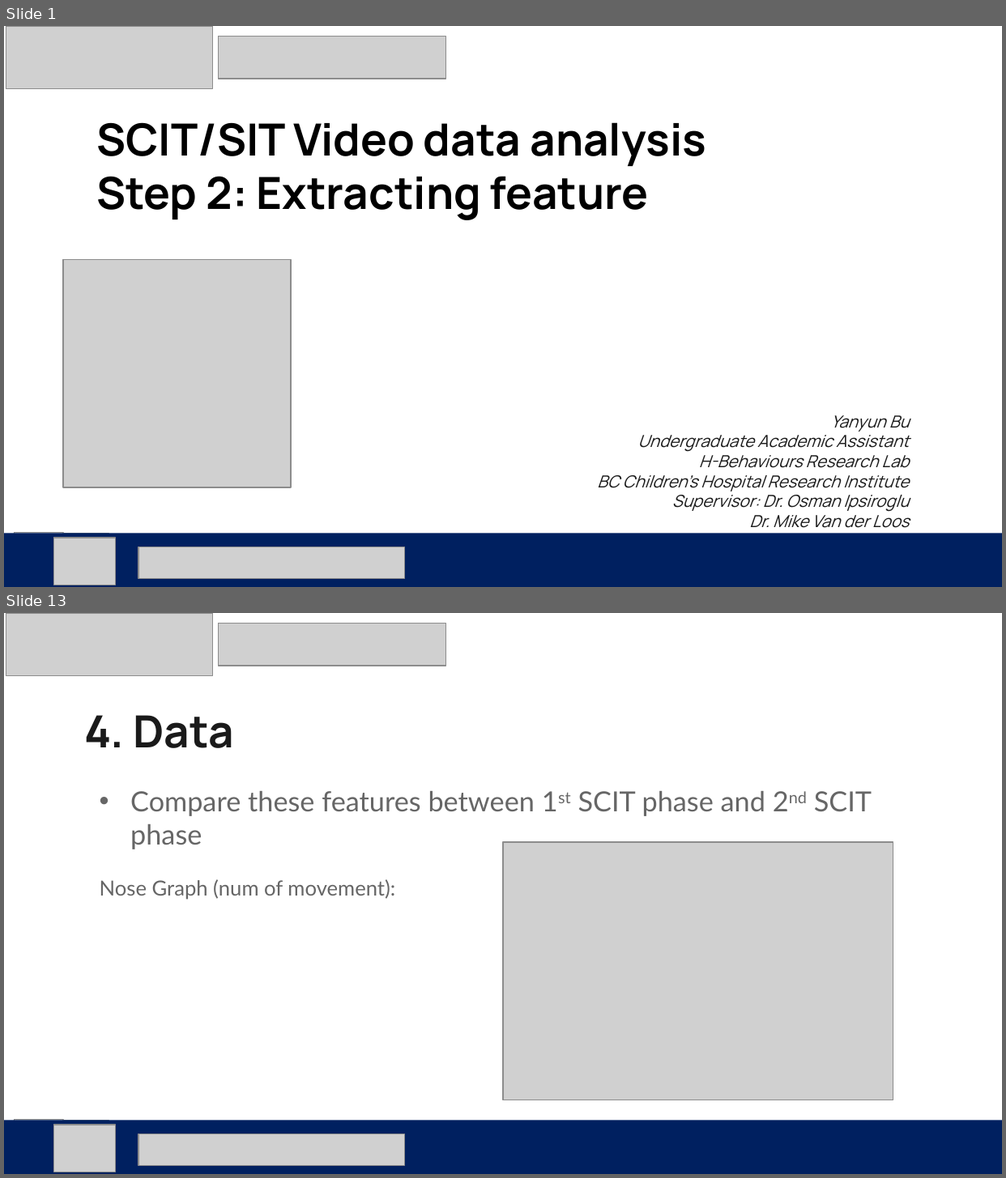
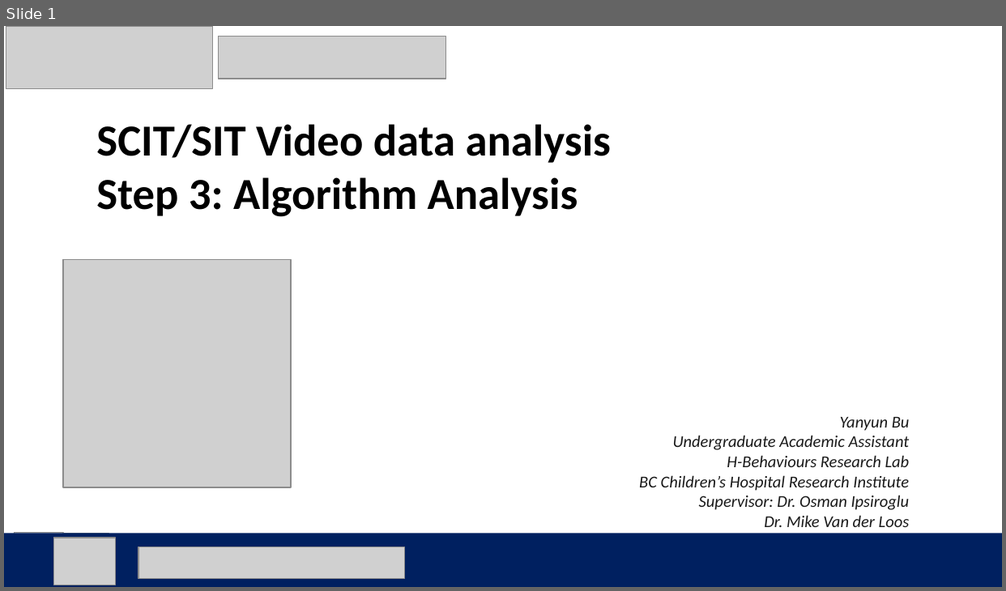
Before and after one commit to buyanyun/video-analysis-testing, a slide deck: step3_analysis.pptx. Shown one above the other, each under a label of ours: slides 1 and 13 before the commit, slide 1 after it; the slides between them are not shown. The pictures are 1006x1178 and 1006x591 pixels, drawn with LibreOffice and Linux fonts; fonts in the diff are those of the drawing; grey boxes stand for pictures. Boxes give left, top, right and bottom in pixels: in the first picture for what was removed or moved away, otherwise in the second. Text is boxed around its words. In the diff, an @@ line names an element or a change of style, - is before the commit and + after.

Commit message:
update ppt and figure

```diff
--- a/step3_analysis.pptx
+++ b/step3_analysis.pptx
@@ slide 13 removed at (4,613,1002,1174), background #FFFFFF @@
@@ picture removed at (6,613,212,676) @@
@@ picture removed at (219,623,446,666) @@
@@ text removed at (84,715,234,748) @@
-4. Data
@@ text removed at (100,791,872,900) @@
-• Compare these features between 1st SCIT phase and 2nd SCIT phase
-  Nose Graph (num of movement):
@@ picture removed at (503,842,893,1100) @@
@@ rectangle removed at (4,1120,1002,1174) @@
@@ picture removed at (14,1120,63,1169) @@
@@ picture removed at (46,1120,108,1174) @@
@@ picture removed at (54,1125,116,1172) @@
@@ picture removed at (138,1135,405,1166) @@
@@ slide 1 changed as well @@
@@ text at (96,124,910,527): font Manrope to Calibri in "SCIT/SIT Video data analysis", "Yanyun Bu", "Undergraduate Academic Assistant", "H-Behaviours Research Lab" and 3 more places @@
@@ text at (96,177,578,217): text changed; font Manrope to Calibri @@
-Step 2: Extracting feature
+Step 3: Algorithm Analysis
```
Also in this commit, not shown: 5 other slides changed, 8 slides added, 13 other slides removed, 2 other files.
